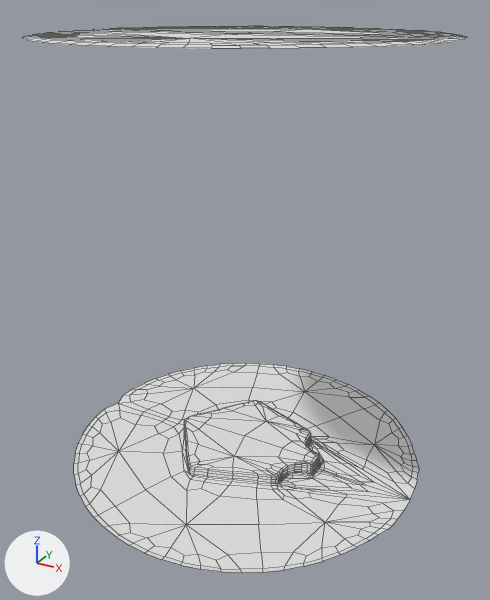
A saved change to the Blender file Assets/Models/Sanctums/Sanctum_Boxes.blend.
The view is the same before and after, from a 50 mm camera at (-0.456, -1.418, 1.164) aimed at (-1.218, -0.032, 0.471). Every picture has the same lights, and +X, +Y and +Z are marked at lower left. Mesh edges are drawn as thin lines. The same objects are shown in both versions, whatever each file hides.

Names of what the first picture shows: 'Ember Chamber Floor'.
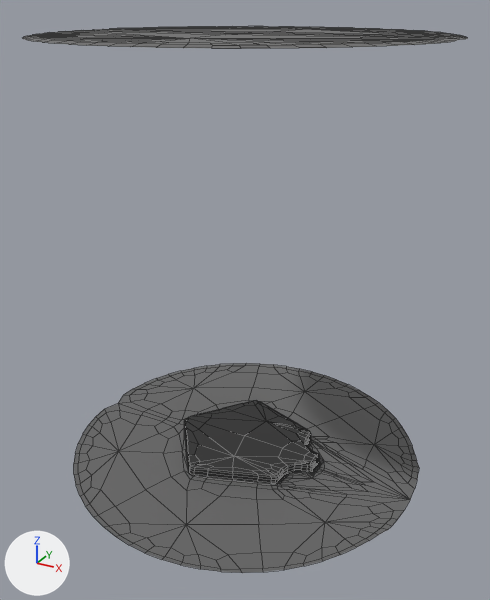
Boxes (x1, y1, x2, y2) around the edits, measured in the pictures (490 x 600 px):
part 1 of me_cylinder_001, recoloured (white to grey)
    both: (74, 363, 419, 573)
part 2 of me_cylinder_001, recoloured
    both: (23, 27, 467, 48)
part 3 of me_cylinder_001, recoloured (white to black)
    both: (184, 400, 320, 484)

Edits to the bpy script that builds the scene:
```text
Change me_cylinder_001:
    where me_cylinder_001.from_pydata(...)  # 944 vertices, 874 faces; spans x -0.473..0.482, y -0.478..0.478, z 0.0..1.1
    used by ob_ember_chamber_floor; location = (-1.236, 0.0, 0.0)
    me_cylinder_001 part 1: all 410 faces centred in x -0.464..0.468, y -0.471..0.471, z 0.0..0.003 switch from no material to mat_metal_2 (dark grey #696969)
    me_cylinder_001 part 2: all 192 faces centred in x -0.451..0.453, y -0.46..0.46, z 1.098..1.1 switch from no material to mat_metal_2 (dark grey #696969)
    me_cylinder_001 part 3: all 272 faces centred in x -0.202..0.221, y -0.189..0.189, z 0.006..0.032 switch from no material to mat_metal_3 (black #2c2c2c)
```
